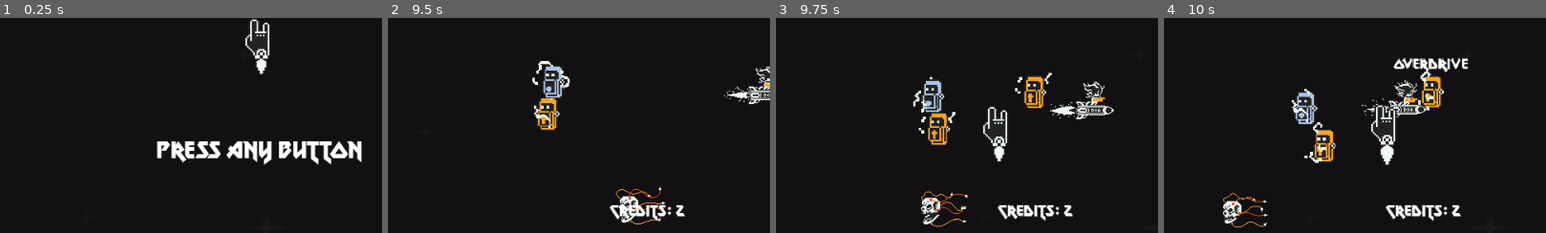
Above: before the commit, frames 1-4 (left to right).
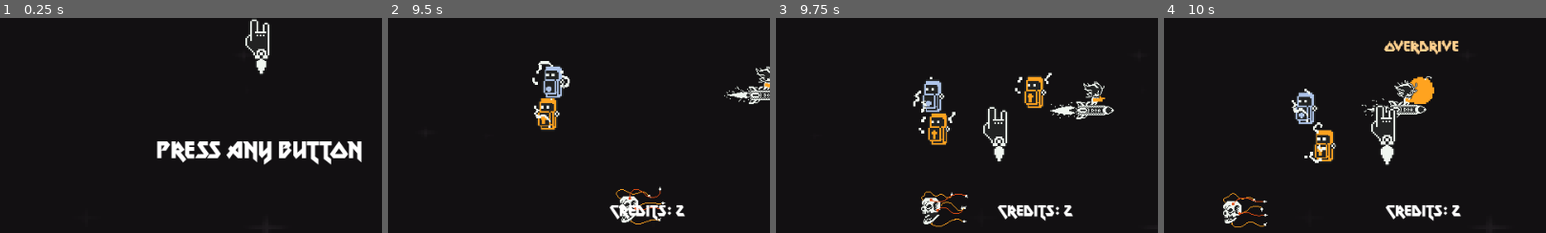
Above: after the commit, the same moments.

Repository: rnakkas/GodotSandbox
Game: Godot game, scene res://ShmupSandbox/Main/Scenes/main.tscn
The game is run twice, just before and just after one commit, with the same random seed, the same clock (stepped at 60 frames per second) and the same inputs.
Inputs (mouse positions are % of the whole screen's width and height, from its top left):
- Up to frame 1 (0.25 s): no input
- Up to frame 2 (9.5 s): tap Enter (ui_accept) at 0.5, 0.77, 1.25, 1.52, 3.77, 4.52, 5.27, 6.77, 7.52, 8.27 s; move the mouse to (72, 45) at 0.52 s; hold D (move_right) 0.53-1.28 s; hold Space (shoot) 0.53-1.28 s; move the mouse to (30, 55) at 1.27 s; hold S (move_down) 1.28-2 s; tap 1 at 1.35, 3.6, 5.1, 6.6, 8.1 s; click "Play" at 2 s; move the mouse to (60, 28) at 2.77 s; hold D (move_right) 2.78-3.53 s; hold Space (shoot) 2.78-3.53 s; move the mouse to (45, 70) at 3.52 s; hold W (move_up) 3.53-4.28 s; move the mouse to (80, 65) at 4.27 s; hold Space (shoot) 4.28-5.03 s; hold A (move_left) 4.28-5.78 s; move the mouse to (20, 35) at 5.02 s; move the mouse to (55, 50) at 5.77 s; hold S (move_down) 5.78-6.53 s; hold Space (shoot) 5.78-6.53 s; move the mouse to (35, 25) at 6.52 s; hold D (move_right) 6.53-7.28 s; move the mouse to (72, 45) at 7.27 s; hold W (move_up) 7.28-8.03 s; hold Space (shoot) 7.28-8.03 s; move the mouse to (30, 55) at 8.02 s; hold D (move_right) 8.03-8.78 s; move the mouse to (60, 28) at 8.77 s; hold S (move_down) from 8.78 s (still down); hold Space (shoot) from 8.78 s (still down)
- Up to frame 3 (9.75 s): move the mouse to (45, 70) at 9.52 s; release S (move_down) at 9.53 s; release Space (shoot) at 9.53 s; hold A (move_left) from 9.53 s (still down); tap 1 at 9.6 s
- Up to frame 4 (10 s): keep holding A (move_left); tap Enter (ui_accept) at 9.77 s
The pictures show only the part of the screen within x 16-66%, y 50-100%; the shares and areas given below are measured in that part.

Frames 1-3 are identical in both runs. In frame 4, 2.5% of the frame differs, in the area x 57-80%, y 10-44%.

Commit message:
pickups-powerups: continue to add logic to powerup, see TODO

Diff:
--- a/ShmupSandbox/Pickups/Scripts/pickup_powerup.gd
+++ b/ShmupSandbox/Pickups/Scripts/pickup_powerup.gd
@@ -10,6 +10,9 @@
 
 @export var speed : float = 20
 @export var powerup_switch_time : float = 5.5
+
+const idle_anim : String = "idle"
+const collect_anim : String = "collect"
 
 var current_powerup : int
 var current_powerup_sprite : AnimatedSprite2D
@@ -48,20 +51,20 @@
 
 ## Toggle on the selected sprite
 func _toggle_powerup_sprite() -> void:
-	var sprite : AnimatedSprite2D
+	# var sprite : AnimatedSprite2D
 	match current_powerup:
 		0:
-			sprite = sprite_od
+			current_powerup_sprite = sprite_od
 		1:
-			sprite = sprite_ch
+			current_powerup_sprite = sprite_ch
 
-	for powerup : AnimatedSprite2D in sprites_list:
-		if powerup == sprite:
-			powerup.visible = true
-			powerup.play("idle")
+	for powerup_sprite : AnimatedSprite2D in sprites_list:
+		if powerup_sprite == current_powerup_sprite:
+			powerup_sprite.visible = true
+			powerup_sprite.play(idle_anim)
 		else:
-			powerup.visible = false
-			powerup.stop()
+			powerup_sprite.visible = false
+			powerup_sprite.stop()
 
 ################################################
 #NOTE: Physics process
@@ -112,10 +115,32 @@
 
 func _on_powerup_area_body_entered(body:Node2D) -> void:
 	if body is PlayerCat:
-		print("player picked up item: ", current_powerup)
+		print("player picked up item: ", GameManager.powerups.find_key(current_powerup))
 		powerup_label.text = GameManager.powerups.find_key(current_powerup)
 		powerup_label.visible = true
 		## TODO: Stop the path follow movement on collection
+		sprites_container.pathfollow_speed = 0.0
+
+		## Turn off powerup switch timer
+		powerup_switch_timer.stop()
+
+		## Play collect animation
+		current_powerup_sprite.play(collect_anim)
+		sprite_fx.play(collect_anim)
+		# await current_powerup_sprite.animation_finished
+
 		## TODO: Tween the label when powerup collected
+		var final_fade_color : Color = Color(0,0,0,0)
+		var final_position : Vector2 = Vector2(powerup_label.position.x, powerup_label.position.y - 30.0)
+
+		var tween = get_tree().create_tween()
+
+		tween.set_parallel(true)
+		tween.tween_property(powerup_label, "self_modulate", UiUtility.color_yellow, 0.3) # Fade to color of powerup
+		tween.tween_property(powerup_label, "position", final_position, 0.3)
+
+		tween.set_parallel(false)
+		tween.tween_property(powerup_label, "self_modulate", final_fade_color, 1) # Fade out effect
+
 		## TODO: Send a global signal with the powerup type
 		## TODO: Then call deferred to queue_free() the powerup
